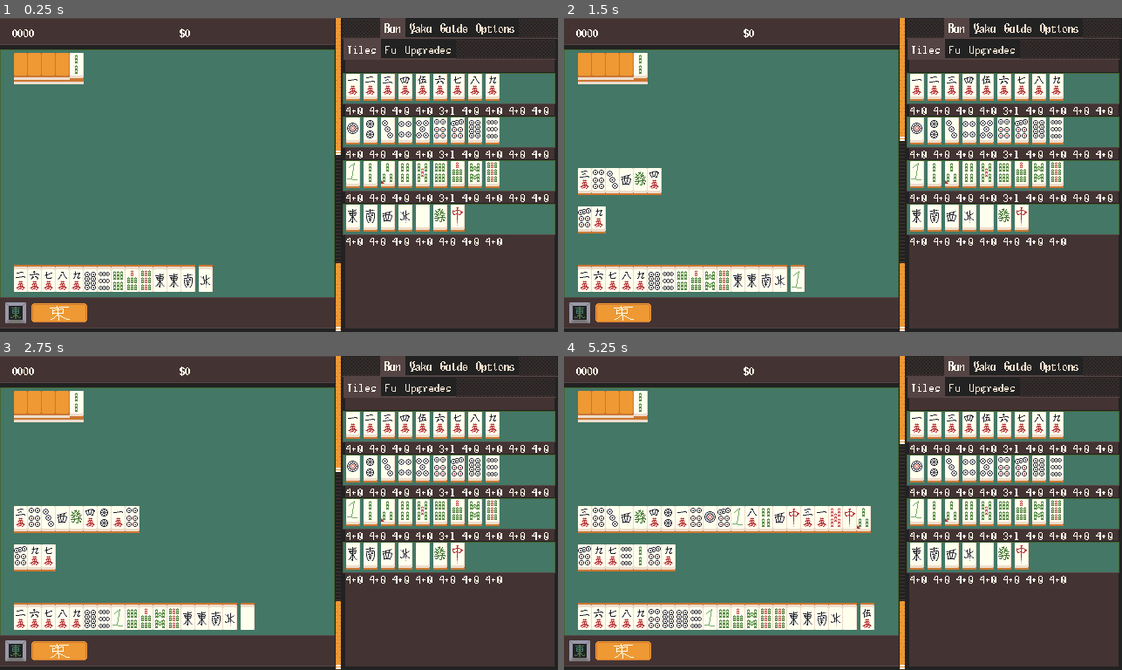
Above: before the commit, frames 1-4 (two rows, left to right).
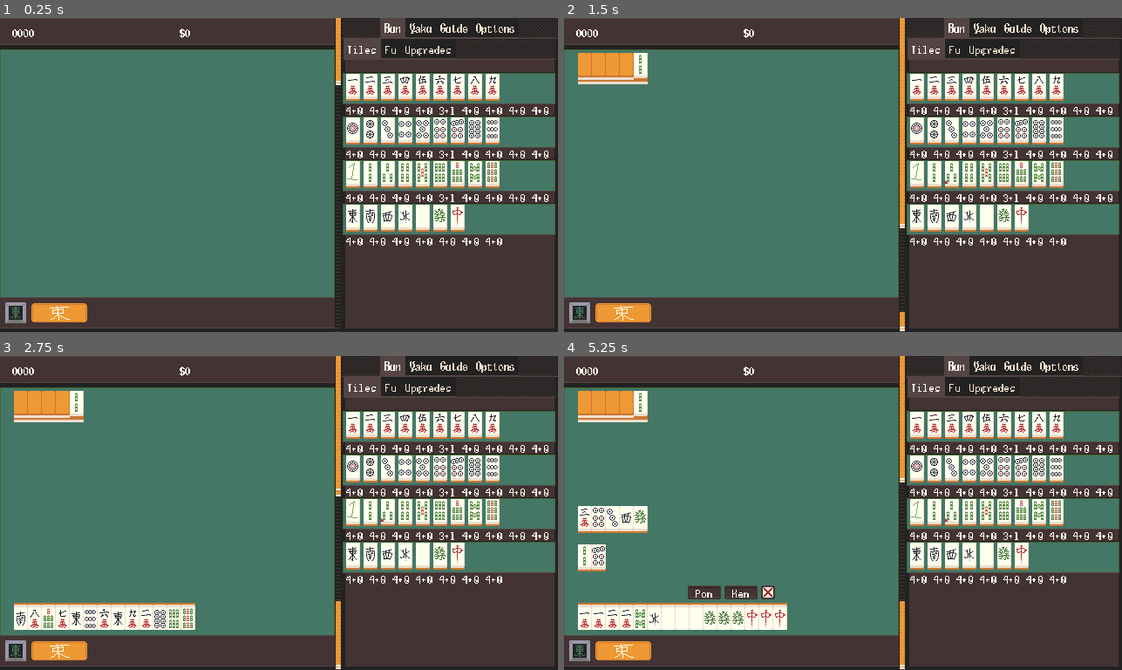
Above: after the commit, the same moments.

Repository: nanahyakuman/ultimahjong
Game: Godot game, scene res://root.tscn
Two runs of this game, one before a commit and one after it. Both use one fixed random seed, a clock stepped at 60 frames per second and the inputs below.
Inputs (mouse positions are in pixels of both pictures, inside the frame that each line leads up to):
- Up to frame 1 (0.25 s): no input
- Up to frame 2 (1.5 s): tap Enter at 0.5 s; drag from (586, 71) to (898, 105) at 0.52 s; drag from (597, 71) to (815, 237) at 1.27 s
- Up to frame 3 (2.75 s): tap Space at 2 s; move the mouse to (50, 409) at 2.02 s; click (50, 409) at 2.17 s
- Up to frame 4 (5.25 s): drag from (625, 409) to (675, 465) at 2.77 s; tap Enter at 3.5 s; drag from (642, 409) to (870, 513) at 3.52 s; drag from (586, 406) to (759, 434) at 4.27 s; tap Space at 5 s; move the mouse to (597, 406) at 5.02 s; click (597, 406) at 5.17 s

The runs differ from the first frame. In frame 1, 4.7% of the frame differs, in the area x 2-69%, y 11-100%; in frame 2, 5.6%; in frame 3, 4.3%; in frame 4, 7.6%, in the area x 2-62%, y 26-88%.

Commit message:
enter riichi

Diff:
--- a/AllYaku.gd
+++ b/AllYaku.gd
@@ -23,7 +23,7 @@
 	"Base": ScoringInfo.Fu.new("Base", 20),
 	"Menzenkafu": ScoringInfo.Fu.new("Menzenkafu", 10),
 	"Tsumo": ScoringInfo.Fu.new("Tsumo", 2),
-	"Chiitoitsu": ScoringInfo.Fu.new("Chiitoitsu", 25),
+	"Chiitoitsu": ScoringInfo.Fu.new("Chiitoitsu", 5),
 
 	"SPACER_2": "[b]Groupings[/b]",
 
@@ -56,10 +56,10 @@
 	"Aka Dora": ScoringInfo.Fu.new("Aka Dora", 8),
 }
 
-func _ready():
-	upgrade_fu("Closed Quad")
-	upgrade_fu("Closed Quad")
-	upgrade_fu("Closed Quad")
+#func _ready():
+#	upgrade_fu("Closed Quad")
+#	upgrade_fu("Closed Quad")
+#	upgrade_fu("Closed Quad")
 
 func upgrade_fu(str: String):
 	FU[str].fu += get_fu_upgrade(str)
--- a/AnimTimer.gd
+++ b/AnimTimer.gd
@@ -1,7 +1,7 @@
 extends Timer
 
 var anim_speed_mod = 2.0
-var skip = true
+var skip = false
 
 func start_get(time: float):
 	if skip:
--- a/CallGraphic.gd
+++ b/CallGraphic.gd
@@ -25,8 +25,8 @@
 	if event is InputEventMouseButton:
 		if event.button_index == MOUSE_BUTTON_LEFT and event.pressed:
 			_on_mouse_exited()
+			calls.enable_calls(0, {})
 			mahjong_manager.call_graphic_clicked(bitmask,_tiles_involved)
-			calls.enable_calls(0, {})
 
 
 # tells the hand to tell relevant tiles to highlight themselves
--- a/FuTab.gd
+++ b/FuTab.gd
@@ -21,3 +21,7 @@
 			add_child(a)
 			a.set_string(str, yakufu)
 			a.set_upgrade_count(yakufu.FU[str].times_upgraded)
+
+	var a = Control.new()
+	a.custom_minimum_size.y = 8
+	add_child(a)
--- a/MahjongManager.gd
+++ b/MahjongManager.gd
@@ -40,6 +40,7 @@
 # this work
 var remaining_opp_discards
 
+var in_riichi = false
 
 func start_round():
 	gui_manager.update_discard([])
@@ -51,6 +52,8 @@
 	gui_manager.reset_dead_wall_count()
 	gui_manager.update_wall_count(0)
 
+	in_riichi = false
+
 	increment_winds()
 
 	await init_wall()
@@ -127,21 +130,21 @@
 
 #	print(wall.size())
 
-#	var temp = []
-#
-#	temp.append(MTile.new(MTile.SUITS.SPECIAL, MTile.SPECIALS.CHUN))
-#	temp.append(MTile.new(MTile.SUITS.SPECIAL, MTile.SPECIALS.CHUN))
-#	temp.append(MTile.new(MTile.SUITS.SPECIAL, MTile.SPECIALS.CHUN))
-#	temp.append(MTile.new(MTile.SUITS.SPECIAL, MTile.SPECIALS.HAKU))
-#	temp.append(MTile.new(MTile.SUITS.SPECIAL, MTile.SPECIALS.HAKU))
-#	temp.append(MTile.new(MTile.SUITS.SPECIAL, MTile.SPECIALS.HAKU))
-#	temp.append(MTile.new(MTile.SUITS.SPECIAL, MTile.SPECIALS.HATSU))
-#	temp.append(MTile.new(MTile.SUITS.SPECIAL, MTile.SPECIALS.HATSU))
-#	temp.append(MTile.new(MTile.SUITS.SPECIAL, MTile.SPECIALS.HATSU))
-#	temp.append(MTile.new(MTile.SUITS.MAN, 2))
-#	temp.append(MTile.new(MTile.SUITS.MAN, 2))
-#	temp.append(MTile.new(MTile.SUITS.MAN, 1))
-#	temp.append(MTile.new(MTile.SUITS.MAN, 1))
+	var temp = []
+
+	temp.append(MTile.new(MTile.SUITS.SPECIAL, MTile.SPECIALS.CHUN))
+	temp.append(MTile.new(MTile.SUITS.SPECIAL, MTile.SPECIALS.CHUN))
+	temp.append(MTile.new(MTile.SUITS.SPECIAL, MTile.SPECIALS.CHUN))
+	temp.append(MTile.new(MTile.SUITS.SPECIAL, MTile.SPECIALS.HAKU))
+	temp.append(MTile.new(MTile.SUITS.SPECIAL, MTile.SPECIALS.HAKU))
+	temp.append(MTile.new(MTile.SUITS.SPECIAL, MTile.SPECIALS.HAKU))
+	temp.append(MTile.new(MTile.SUITS.SPECIAL, MTile.SPECIALS.HATSU))
+	temp.append(MTile.new(MTile.SUITS.SPECIAL, MTile.SPECIALS.HATSU))
+	temp.append(MTile.new(MTile.SUITS.SPECIAL, MTile.SPECIALS.HATSU))
+	temp.append(MTile.new(MTile.SUITS.MAN, 2))
+	temp.append(MTile.new(MTile.SUITS.MAN, 2))
+	temp.append(MTile.new(MTile.SUITS.MAN, 1))
+	temp.append(MTile.new(MTile.SUITS.MAN, 1))
 
 #	temp.append(MTile.new(MTile.SUITS.MAN, 1))
 #	temp.append(MTile.new(MTile.SUITS.MAN, 1))
@@ -157,8 +160,8 @@
 #	temp.append(MTile.new(MTile.SUITS.MAN, 9, true))
 #	temp.append(MTile.new(MTile.SUITS.MAN, 9))
 
-#	hand = temp
-#	update_hand_label()
+	hand = temp
+	update_hand_label()
 
 
 func draw_kan_dora():
@@ -234,8 +237,8 @@
 	if call_bitmask != 0:
 		#  switching state like this means that only calls are taken as
 		# input
+		calls_manager.enable_calls(call_bitmask, tiles_involved_in_call)
 		set_state(STATE_CALLS)
-		calls_manager.enable_calls(call_bitmask, tiles_involved_in_call)
 	else:
 		do_opp_discard()
 
@@ -249,7 +252,8 @@
 	KAN = 		0b10000,
 	RON = 		0b100000,
 	TSM = 		0b1000000,
-	CLOSED_KAN= 0b10000000
+	CLOSED_KAN= 0b10000000,
+	RCH =		0b100000000
 }
 # returns a bitmask for what can be called
 func can_cpkr(disc: MTile, tiles_involved: Dictionary) -> int:
@@ -258,108 +262,109 @@
 	# the dict of involved tiles
 	tiles_involved.merge({CALL_BITMASK.CHI_L:[], CALL_BITMASK.CHI_M:[], CALL_BITMASK.CHI_R:[], CALL_BITMASK.PON:[], CALL_BITMASK.KAN:[]})
 
-	# pon and kan
-	var identical_count = 0
-	var did = disc.get_id()
-	for t in hand:
-		var tid = t.get_id()
-		if did == tid:
-			identical_count += 1
-			tiles_involved[CALL_BITMASK.PON].append(t)
-			tiles_involved[CALL_BITMASK.KAN].append(t)
-
-	if identical_count >= 2:
-		bitmask |= CALL_BITMASK.PON
-		if identical_count >= 3:
-			bitmask |= CALL_BITMASK.KAN
-			tiles_involved[CALL_BITMASK.PON].resize(2)
-			tiles_involved[CALL_BITMASK.KAN].resize(3)
-		else:
-			tiles_involved[CALL_BITMASK.KAN].clear()
-	else:
-		tiles_involved[CALL_BITMASK.PON].clear()
-		tiles_involved[CALL_BITMASK.KAN].clear()
-
-
-	# chi. only callable on last discard in cycle
-	if remaining_opp_discards == 0:
-		var adjs = {}
-		for i in disc.get_adj_ids(disc.suit, disc.value, true):
-			adjs[i] = 0
-
+	if !in_riichi:
+		# pon and kan
+		var identical_count = 0
+		var did = disc.get_id()
 		for t in hand:
 			var tid = t.get_id()
-			var extant = adjs.keys().find(tid)
-			if extant != -1:
-				adjs[tid] += 1
-
-				if extant == 0:
-					tiles_involved[CALL_BITMASK.CHI_R].append(t)
-				elif extant == 1:
-					tiles_involved[CALL_BITMASK.CHI_R].append(t)
-					tiles_involved[CALL_BITMASK.CHI_M].append(t)
-				elif extant == 2:
-					tiles_involved[CALL_BITMASK.CHI_M].append(t)
-					tiles_involved[CALL_BITMASK.CHI_L].append(t)
+			if did == tid:
+				identical_count += 1
+				tiles_involved[CALL_BITMASK.PON].append(t)
+				tiles_involved[CALL_BITMASK.KAN].append(t)
+
+		if identical_count >= 2:
+			bitmask |= CALL_BITMASK.PON
+			if identical_count >= 3:
+				bitmask |= CALL_BITMASK.KAN
+				tiles_involved[CALL_BITMASK.PON].resize(2)
+				tiles_involved[CALL_BITMASK.KAN].resize(3)
+			else:
+				tiles_involved[CALL_BITMASK.KAN].clear()
+		else:
+			tiles_involved[CALL_BITMASK.PON].clear()
+			tiles_involved[CALL_BITMASK.KAN].clear()
+
+
+		# chi. only callable on last discard in cycle
+		if remaining_opp_discards == 0:
+			var adjs = {}
+			for i in disc.get_adj_ids(disc.suit, disc.value, true):
+				adjs[i] = 0
+
+			for t in hand:
+				var tid = t.get_id()
+				var extant = adjs.keys().find(tid)
+				if extant != -1:
+					adjs[tid] += 1
+
+					if extant == 0:
+						tiles_involved[CALL_BITMASK.CHI_R].append(t)
+					elif extant == 1:
+						tiles_involved[CALL_BITMASK.CHI_R].append(t)
+						tiles_involved[CALL_BITMASK.CHI_M].append(t)
+					elif extant == 2:
+						tiles_involved[CALL_BITMASK.CHI_M].append(t)
+						tiles_involved[CALL_BITMASK.CHI_L].append(t)
+					else:
+						tiles_involved[CALL_BITMASK.CHI_L].append(t)
+
+			if adjs.size() >= 4:
+				if adjs[did-2] > 0 and adjs[did-1]:
+					bitmask |= CALL_BITMASK.CHI_R
 				else:
-					tiles_involved[CALL_BITMASK.CHI_L].append(t)
-
-		if adjs.size() >= 4:
-			if adjs[did-2] > 0 and adjs[did-1]:
-				bitmask |= CALL_BITMASK.CHI_R
+					tiles_involved[CALL_BITMASK.CHI_R].clear()
+				if adjs[did-1] > 0 and adjs[did+1]:
+					bitmask |= CALL_BITMASK.CHI_M
+				else:
+					tiles_involved[CALL_BITMASK.CHI_M].clear()
+				if adjs[did+1] > 0 and adjs[did+2]:
+					bitmask |= CALL_BITMASK.CHI_L
+				else:
+					tiles_involved[CALL_BITMASK.CHI_L].clear()
 			else:
 				tiles_involved[CALL_BITMASK.CHI_R].clear()
-			if adjs[did-1] > 0 and adjs[did+1]:
-				bitmask |= CALL_BITMASK.CHI_M
-			else:
 				tiles_involved[CALL_BITMASK.CHI_M].clear()
-			if adjs[did+1] > 0 and adjs[did+2]:
-				bitmask |= CALL_BITMASK.CHI_L
-			else:
 				tiles_involved[CALL_BITMASK.CHI_L].clear()
-		else:
-			tiles_involved[CALL_BITMASK.CHI_R].clear()
-			tiles_involved[CALL_BITMASK.CHI_M].clear()
-			tiles_involved[CALL_BITMASK.CHI_L].clear()
-
-	#  erase redundant entries in a chi. i hate to triplicate code but something
-	# about putting this in a loop breaks it. i think godot tries to intuitively
-	# concatenate array arrays or sumn.
-	var a = tiles_involved[CALL_BITMASK.CHI_R]
-	var marked = {}
-	for t in a:
-		var tid = t.get_id()
-		var count = count_by_id(tid, a)
-		if count > 1:
-			marked[tid] = count - 1
-	for m in marked.keys():
-		for i in marked[m]:
-			var tbd = first_by_id(m, a)
-			a.remove_at(tbd)
-
-	a = tiles_involved[CALL_BITMASK.CHI_M]
-	marked = {}
-	for t in a:
-		var tid = t.get_id()
-		var count = count_by_id(tid, a)
-		if count > 1:
-			marked[tid] = count - 1
-	for m in marked.keys():
-		for i in marked[m]:
-			var tbd = first_by_id(m, a)
-			a.remove_at(tbd)
-
-	a = tiles_involved[CALL_BITMASK.CHI_L]
-	marked = {}
-	for t in a:
-		var tid = t.get_id()
-		var count = count_by_id(tid, a)
-		if count > 1:
-			marked[tid] = count - 1
-	for m in marked.keys():
-		for i in marked[m]:
-			var tbd = first_by_id(m, a)
-			a.remove_at(tbd)
+
+		#  erase redundant entries in a chi. i hate to triplicate code but something
+		# about putting this in a loop breaks it. i think godot tries to intuitively
+		# concatenate array arrays or sumn.
+		var a = tiles_involved[CALL_BITMASK.CHI_R]
+		var marked = {}
+		for t in a:
+			var tid = t.get_id()
+			var count = count_by_id(tid, a)
+			if count > 1:
+				marked[tid] = count - 1
+		for m in marked.keys():
+			for i in marked[m]:
+				var tbd = first_by_id(m, a)
+				a.remove_at(tbd)
+
+		a = tiles_involved[CALL_BITMASK.CHI_M]
+		marked = {}
+		for t in a:
+			var tid = t.get_id()
+			var count = count_by_id(tid, a)
+			if count > 1:
+				marked[tid] = count - 1
+		for m in marked.keys():
+			for i in marked[m]:
+				var tbd = first_by_id(m, a)
+				a.remove_at(tbd)
+
+		a = tiles_involved[CALL_BITMASK.CHI_L]
+		marked = {}
+		for t in a:
+			var tid = t.get_id()
+			var count = count_by_id(tid, a)
+			if count > 1:
+				marked[tid] = count - 1
+		for m in marked.keys():
+			for i in marked[m]:
+				var tbd = first_by_id(m, a)
+				a.remove_at(tbd)
 
 
 	#ron
@@ -383,23 +388,24 @@
 	if yaku_checker.hand_get_han(full_hand, called_hand, true).get_total_han() > 0:
 		btm |= CALL_BITMASK.TSM
 
-	# closed tsumo kan
-	var tsid = tsumo.get_id()
-	var kantiles = []
-	for t in hand:
-		if t.get_id() == tsid:
-			kantiles.append(t)
-	if kantiles.size() >= 3:
-		btm |= CALL_BITMASK.CLOSED_KAN
-		# append involved tiles
-		var firstthree = []
-		for i in 3:
-			firstthree.append(kantiles[i])
-		involved[CALL_BITMASK.CLOSED_KAN] = firstthree
+	# closed tsumo kan. note we ban riichi kans
+	if !in_riichi:
+		var tsid = tsumo.get_id()
+		var kantiles = []
+		for t in hand:
+			if t.get_id() == tsid:
+				kantiles.append(t)
+		if kantiles.size() >= 3:
+			btm |= CALL_BITMASK.CLOSED_KAN
+			# append involved tiles
+			var firstthree = []
+			for i in 3:
+				firstthree.append(kantiles[i])
+			involved[CALL_BITMASK.CLOSED_KAN] = firstthree
 
 	if btm:
+		calls_manager.enable_calls(btm, involved)
 		set_state(STATE_CALLS)
-		calls_manager.enable_calls(btm, involved)
 
 
 # called when a cpkr call is made, including passing the call
@@ -432,6 +438,9 @@
 			new_grouping = Grouping.new(Grouping.SET, tiles_involved)
 		CALL_BITMASK.CLOSED_KAN:
 			new_grouping = Grouping.new(Grouping.SET, tiles_involved)
+		CALL_BITMASK.RCH:
+			do_riichi()
+			return
 
 	if new_grouping is Grouping:
 		for t in new_grouping.tiles:
@@ -468,8 +477,8 @@
 	if _state == STATE_CALLS:
 		if event is InputEventMouseButton:
 			if event.button_index == MOUSE_BUTTON_RIGHT and event.pressed:
+				calls_manager.enable_calls(0, {})
 				call_graphic_clicked(CALL_BITMASK.NONE, [])
-				calls_manager.enable_calls(0, {})
 
 #	if event is InputEventMouseButton:
 #		increment_winds()
@@ -481,13 +490,16 @@
 # it's in hand.
 func tile_graphic_clicked(tile: MTile):
 	if _state == STATE_ACTIONABLE:
-		draw_and_discard(tile)
-
-func draw_and_discard_index(i: int):
-	if i == 13:
-		draw_and_discard(tsumo)
-	else:
-		draw_and_discard(hand[i])
+		if in_riichi:
+			draw_and_discard(tsumo)
+		else:
+			draw_and_discard(tile)
+
+#func draw_and_discard_index(i: int):
+#	if i == 13:
+#		draw_and_discard(tsumo)
+#	else:
+#		draw_and_discard(hand[i])
 
 #  if there is a tsumo, we must be drawing.
 # if not, we must just be discarding afer a call
@@ -504,7 +516,28 @@
 	tile_sfx_player.play()
 
 	TileGraphicKnower.highlight_matching_tiles(discardee, false)
+
+	if !try_enter_riichi():
+		start_rotation()
+
+func try_enter_riichi():
+	if hand_is_open() or in_riichi:
+		return false
+	for t in tile_counter.get_all_tiles():
+		var full_hand = [t]
+		full_hand.append_array(hand)
+		full_hand.sort()
+		if yaku_checker.hand_get_han(full_hand, called_hand, false).get_total_han() > 0:
+			calls_manager.enable_calls(CALL_BITMASK.RCH, {})
+			set_state(STATE_CALLS)
+			return true
+	return false
+
+# entered from calls
+func do_riichi():
+	in_riichi = true
 	start_rotation()
+
 
 func update_hand_label(override_sort = false):
 	if !override_sort:
@@ -570,6 +603,7 @@
 
 	hand_gui.do_hover_cursor(_state == STATE_ACTIONABLE)
 
+
 func hand_is_open():
 	for g in called_hand:
 		if g.open:
--- a/TileCounter.gd
+++ b/TileCounter.gd
@@ -32,10 +32,10 @@
 		tile_data.append(MTileData.new(MTile.SUITS.SPECIAL, i, 4, 0))
 
 
-func get_all_tiles():
+func get_all_tiles(only_unique = false):
 	var ret = []
 	for td in tile_data:
-		for t in td.count:
+		for t in td.count if !only_unique else 1:
 			ret.append(MTile.new(td.suit, td.value, td.aka_count>t))
 	return ret
 
--- a/root.tscn
+++ b/root.tscn
@@ -525,6 +525,29 @@
 theme_override_colors/font_color = Color(0.133333, 0.133333, 0.133333, 1)
 text = "Ron"
 
+[node name="Riichi" type="TextureRect" parent="HBoxContainer/MahjongRoot/GUIManager/Calls"]
+layout_mode = 2
+texture = ExtResource("19_idqi3")
+script = ExtResource("13_wfhtv")
+bitmask = 256
+
+[node name="Label" type="Label" parent="HBoxContainer/MahjongRoot/GUIManager/Calls/Riichi"]
+layout_mode = 1
+anchors_preset = 8
+anchor_left = 0.5
+anchor_top = 0.5
+anchor_right = 0.5
+anchor_bottom = 0.5
+offset_left = -7.5
+offset_top = -5.0
+offset_right = 7.5
+offset_bottom = 7.0
+grow_horizontal = 2
+grow_vertical = 2
+mouse_filter = 1
+theme_override_colors/font_color = Color(0.133333, 0.133333, 0.133333, 1)
+text = "Riichi"
+
 [node name="Tsumo" type="TextureRect" parent="HBoxContainer/MahjongRoot/GUIManager/Calls"]
 layout_mode = 2
 texture = ExtResource("19_idqi3")
Binary file changed: image/cursor/handcursor.png
Binary file changed: image/fu_upgrade.png
Not shown, changed: todo.txt
